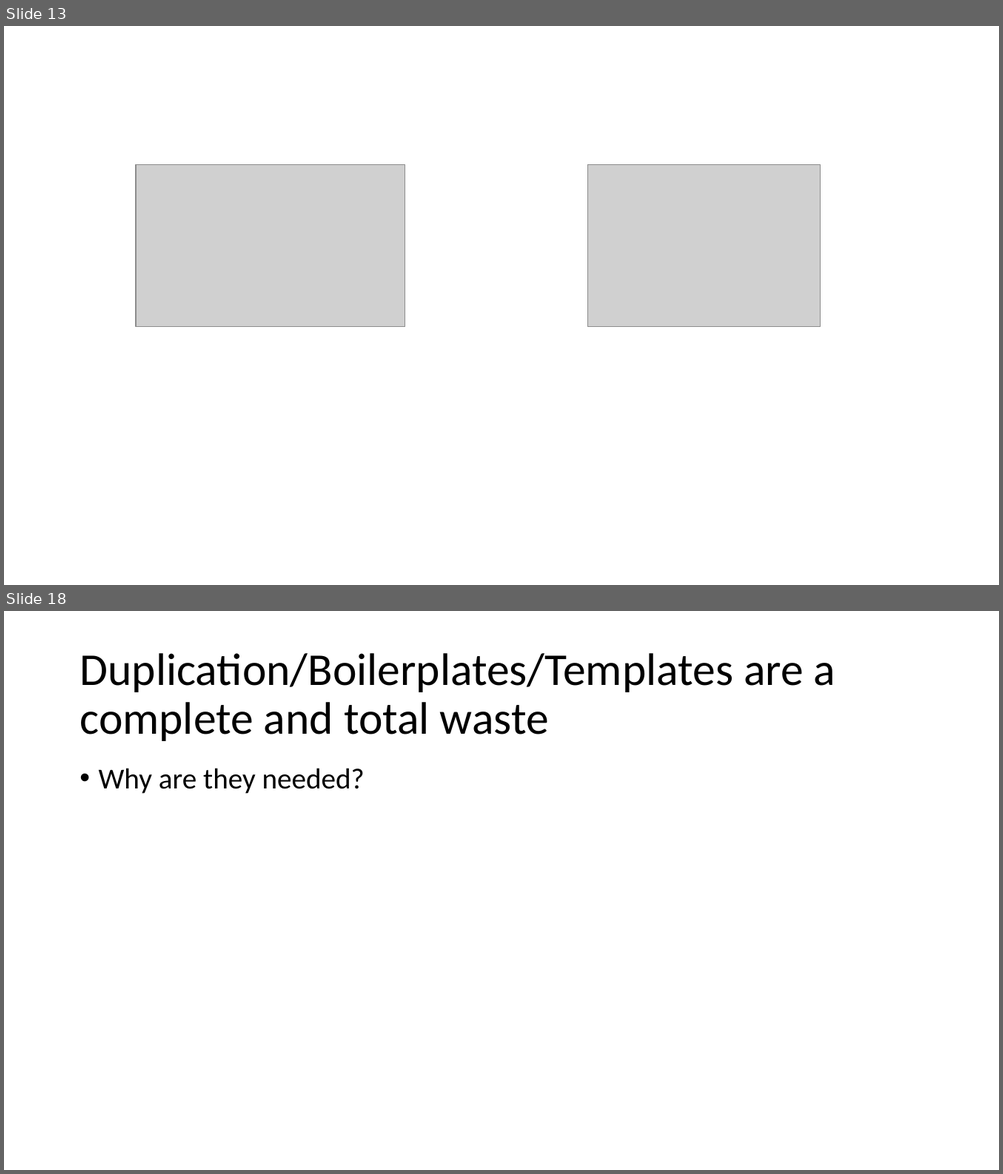
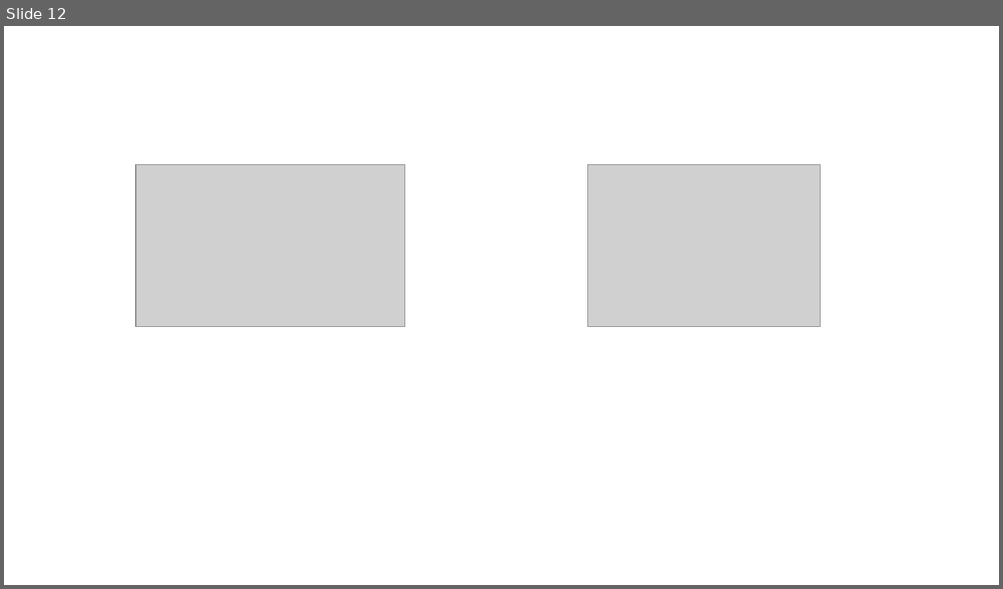
Before and after one commit to jamessdixon/REPL-Driven-Development, a slide deck: REPL-Driven-Development.pptx. Shown one above the other, each under a label of ours: slides 13 and 18 before the commit, slide 12 after it; the slides between them are not shown. The pictures are 1003x1174 and 1003x589 pixels, drawn with LibreOffice and Linux fonts; fonts in the diff are those of the drawing; grey boxes stand for pictures. Boxes give left, top, right and bottom in pixels: in the first picture for what was removed or moved away, otherwise in the second. Text is boxed around its words. In the diff, an @@ line names an element or a change of style, - is before the commit and + after.

```diff
--- a/REPL-Driven-Development.pptx
+++ b/REPL-Driven-Development.pptx
@@ slide 18 removed at (4,611,999,1170), background #FFFFFF @@
@@ title removed at (79,653,836,741) @@
-Duplication/Boilerplates/Templates are a complete and total waste
@@ text removed at (99,768,364,794) @@
-• Why are they needed?
@@ what was slide 13 is now slide 12 @@
```
Also in this commit, not shown: 5 slides changed, 4 slides added, 3 other slides removed, 30 other files.
